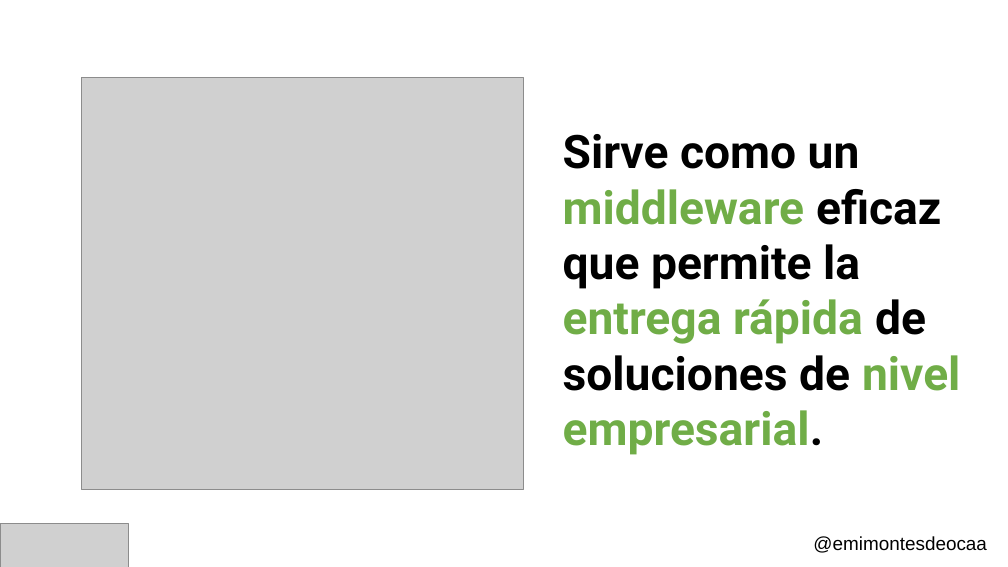
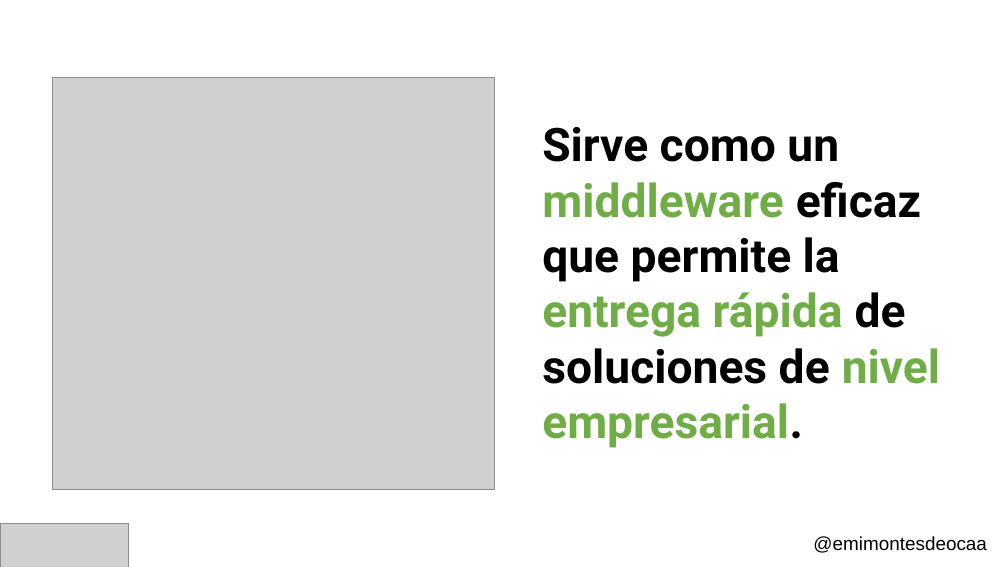
Before and after one commit to emimontesdeoca/mug-semantic-kernel, a slide deck: slide 9 of slides/mug-30-slides-emiliano.pptx. Drawn at 1008x567 pixels with LibreOffice and Linux fonts; fonts in the diff are those of the drawing; grey boxes stand for pictures. Boxes give left, top, right and bottom in pixels: in the first picture for what was removed or moved away, otherwise in the second. Text is boxed around its words. In the diff, an @@ line names an element or a change of style, - is before the commit and + after.

```diff
--- a/slides/mug-30-slides-emiliano.pptx
+++ b/slides/mug-30-slides-emiliano.pptx
@@ picture: place and size @@
-picture at (82, 77, 523, 489)
+picture at (52, 77, 494, 489)
@@ text "Sirve como un middleware eficaz ...": place and size @@
-text "Sirve como un middleware eficaz ..." at (563, 134, 960, 455)
+text "Sirve como un middleware eficaz ..." at (542, 127, 940, 448)
```
Also in this commit, not shown: 2 other slides changed.
